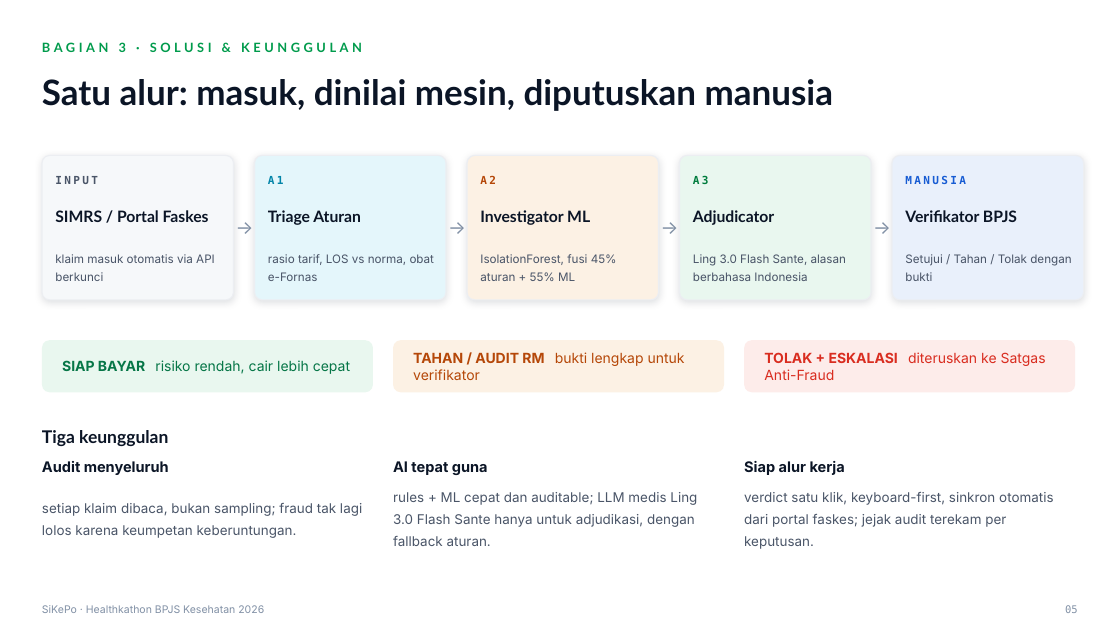
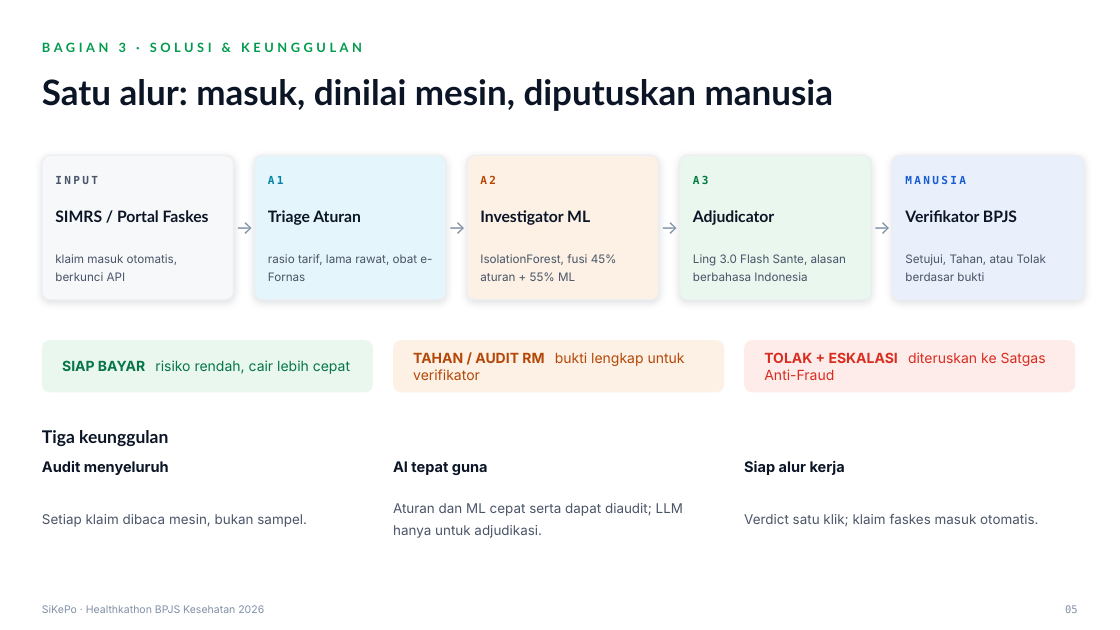
Before and after one commit to dkfadhila/sikepo, a slide deck: slide 5 of proposal/Proposal_SiKePo_Healthkathon2026.pptx. Drawn at 1120x630 pixels with LibreOffice and Linux fonts; fonts in the diff are those of the drawing. Boxes give left, top, right and bottom in pixels: in the first picture for what was removed or moved away, otherwise in the second. Text is boxed around its words. In the diff, an @@ line names an element or a change of style, - is before the commit and + after.

```diff
--- a/proposal/Proposal_SiKePo_Healthkathon2026.pptx
+++ b/proposal/Proposal_SiKePo_Healthkathon2026.pptx
@@ text at bbox=[55, 254, 177, 281]: text changed @@
-klaim masuk otomatis via API berkunci
+klaim masuk otomatis, berkunci API
@@ text at bbox=[268, 254, 432, 281]: text changed @@
-rasio tarif, LOS vs norma, obat e-Fornas
+rasio tarif, lama rawat, obat e-Fornas
@@ text at bbox=[905, 254, 1046, 281]: text changed @@
-Setujui / Tahan / Tolak dengan bukti
+Setujui, Tahan, atau Tolak berdasar bukti
@@ text at bbox=[393, 503, 683, 538]: text changed @@
-rules + ML cepat dan auditable; LLM medis Ling 3.0 Flash Sante hanya untuk adjudikasi, dengan fallback aturan.
+Aturan dan ML cepat serta dapat diaudit; LLM hanya untuk adjudikasi.
@@ text at bbox=[42, 514, 307, 527]: text changed @@
-setiap klaim dibaca, bukan sampling; fraud tak lagi lolos karena keumpetan keberuntungan.
+Setiap klaim dibaca mesin, bukan sampel.
@@ text at bbox=[744, 514, 1038, 527]: text changed @@
-verdict satu klik, keyboard-first, sinkron otomatis dari portal faskes; jejak audit terekam per keputusan.
+Verdict satu klik; klaim faskes masuk otomatis.
```
Also in this commit, not shown: 12 other slides changed, 2 other files.
